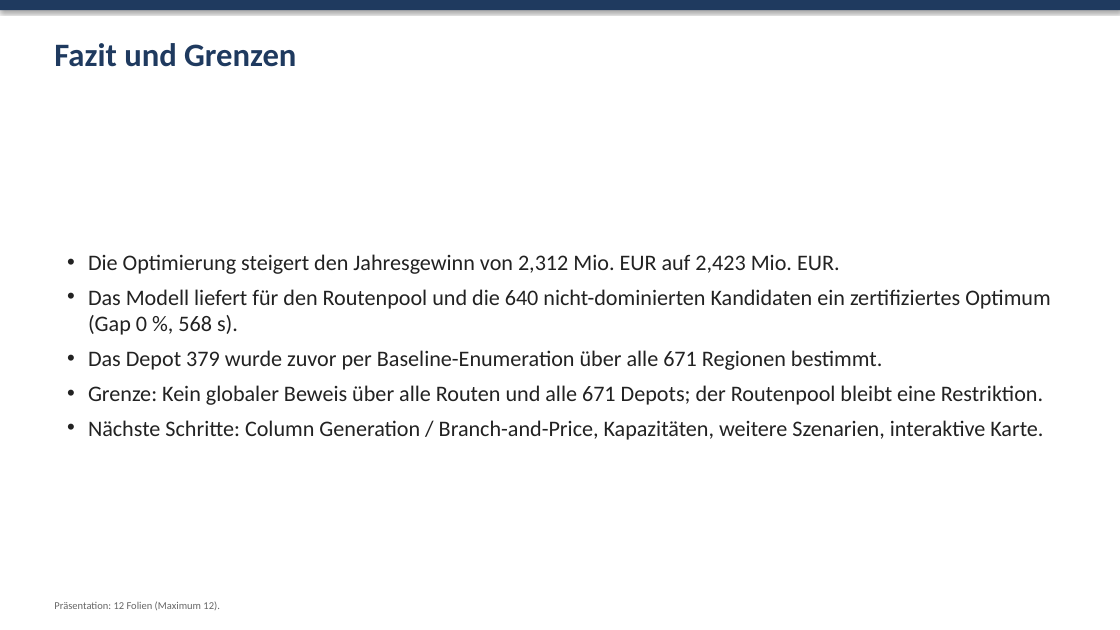
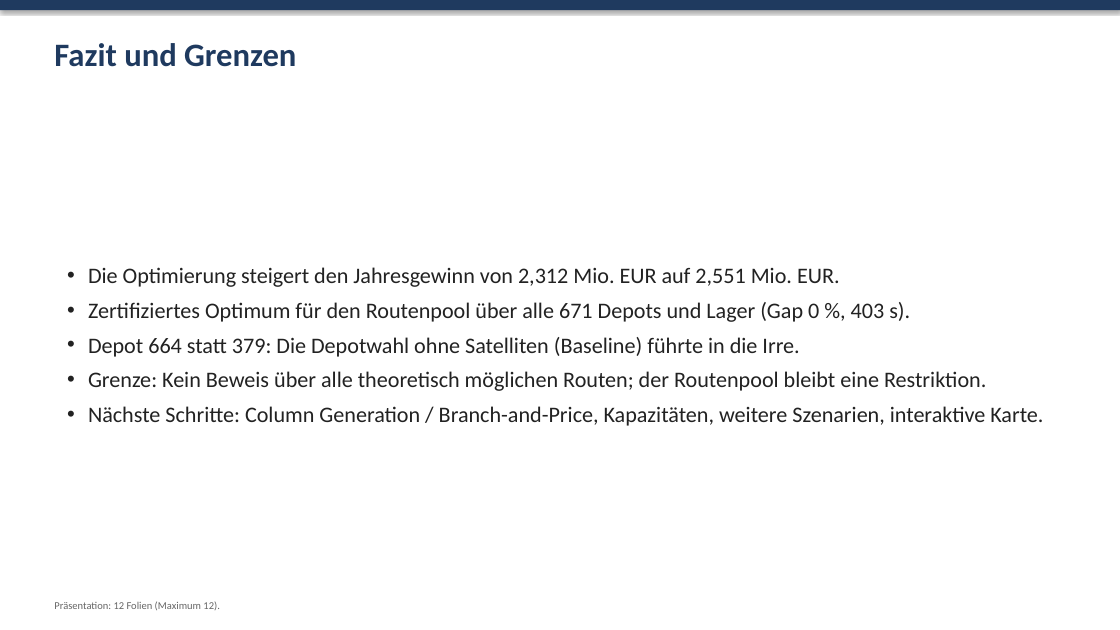
Before and after one commit to alexanderbrehm/Supply-Chain-Projekt, a slide deck: slide 12 of slides/Mini-Supermarkt-Netz.pptx. Drawn at 1120x630 pixels with LibreOffice and Linux fonts; fonts in the diff are those of the drawing. Boxes give left, top, right and bottom in pixels: in the first picture for what was removed or moved away, otherwise in the second. Text is boxed around its words. In the diff, an @@ line names an element or a change of style, - is before the commit and + after.

```diff
--- a/slides/Mini-Supermarkt-Netz.pptx
+++ b/slides/Mini-Supermarkt-Netz.pptx
@@ text at bbox=[88, 267, 986, 391]: text changed @@
-• Die Optimierung steigert den Jahresgewinn von 2,312 Mio. EUR auf 2,423 Mio. EUR.
-• Das Modell liefert für den Routenpool und die 640 nicht-dominierten Kandidaten ein zertifiziertes Optimum (Gap 0 %, 568 s).
-• Das Depot 379 wurde zuvor per Baseline-Enumeration über alle 671 Regionen bestimmt.
-• Grenze: Kein globaler Beweis über alle Routen und alle 671 Depots; der Routenpool bleibt eine Restriktion.
+• Die Optimierung steigert den Jahresgewinn von 2,312 Mio. EUR auf 2,551 Mio. EUR.
+• Zertifiziertes Optimum für den Routenpool über alle 671 Depots und Lager (Gap 0 %, 403 s).
+• Depot 664 statt 379: Die Depotwahl ohne Satelliten (Baseline) führte in die Irre.
+• Grenze: Kein Beweis über alle theoretisch möglichen Routen; der Routenpool bleibt eine Restriktion.
```
Also in this commit, not shown: 8 other slides changed, 11 other files.
